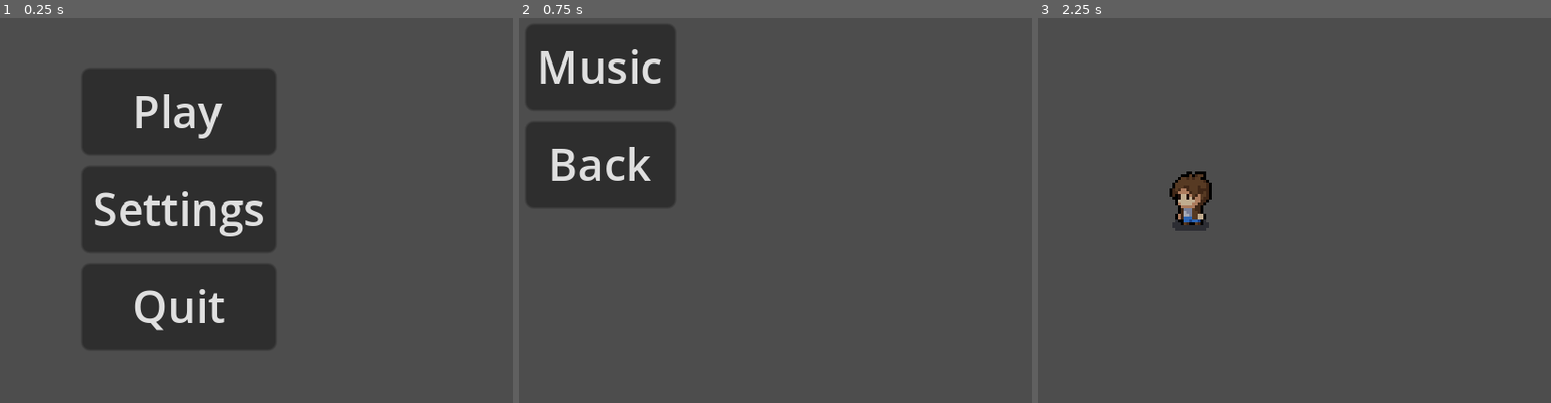
Above: before the commit, frames 1-3 (left to right).
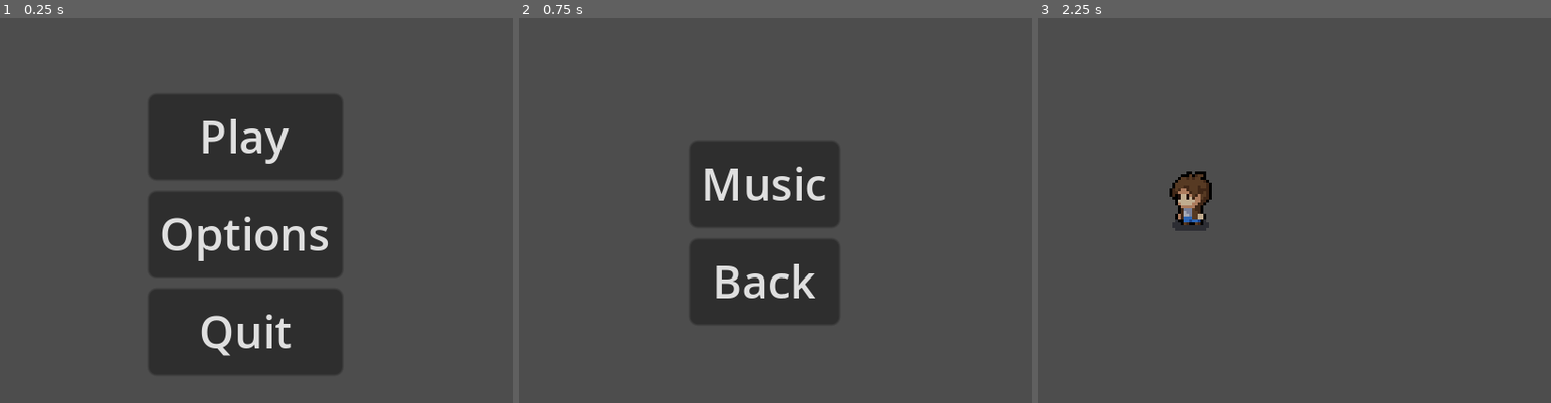
Above: after the commit, the same moments.

Repository: KNatsuhara/Godot-Game
Game: Godot game, scene res://Menu/menu.tscn
Same seed, same stepped clock (60 frames per second), same inputs: the game is played once before the commit and once after it.
Inputs:
- Up to frame 1 (0.25 s): no input
- Up to frame 2 (0.75 s): click "Settings" (after the commit: "Options") at 0.5 s
- Up to frame 3 (2.25 s): click "Back" at 1.25 s; click "Play" at 2 s

The runs differ from the first frame. In frame 1, 26% of the frame differs, in the area x 16-67%, y 13-93%; in frame 2, 25%; in frame 3, nothing differs.

Commit message:
Changed settings name to options

Diff:
--- a/Menu/Menu.gd
+++ b/Menu/Menu.gd
@@ -6,7 +6,7 @@
 
 
 func _on_settings_pressed():
-	get_tree().change_scene_to_file("res://Menu/settings.tscn")
+	get_tree().change_scene_to_file("res://Menu/options.tscn")
 
 
 func _on_quit_pressed():
--- a/Menu/menu.tscn
+++ b/Menu/menu.tscn
@@ -12,11 +12,18 @@
 script = ExtResource("1_j02ci")
 
 [node name="MarginContainer" type="MarginContainer" parent="."]
-layout_mode = 0
-offset_left = 76.0
-offset_top = 31.0
-offset_right = 146.0
-offset_bottom = 132.0
+layout_mode = 1
+anchors_preset = 8
+anchor_left = 0.5
+anchor_top = 0.5
+anchor_right = 0.5
+anchor_bottom = 0.5
+offset_left = -35.0
+offset_top = -50.0
+offset_right = 35.0
+offset_bottom = 51.0
+grow_horizontal = 2
+grow_vertical = 2
 
 [node name="VBoxContainer" type="VBoxContainer" parent="MarginContainer"]
 layout_mode = 2
@@ -25,14 +32,14 @@
 layout_mode = 2
 text = "Play"
 
-[node name="Settings" type="Button" parent="MarginContainer/VBoxContainer"]
+[node name="Option" type="Button" parent="MarginContainer/VBoxContainer"]
 layout_mode = 2
-text = "Settings"
+text = "Options"
 
 [node name="Quit" type="Button" parent="MarginContainer/VBoxContainer"]
 layout_mode = 2
 text = "Quit"
 
 [connection signal="pressed" from="MarginContainer/VBoxContainer/Play" to="." method="_on_play_pressed"]
-[connection signal="pressed" from="MarginContainer/VBoxContainer/Settings" to="." method="_on_settings_pressed"]
+[connection signal="pressed" from="MarginContainer/VBoxContainer/Option" to="." method="_on_settings_pressed"]
 [connection signal="pressed" from="MarginContainer/VBoxContainer/Quit" to="." method="_on_quit_pressed"]
--- a/Menu/settings.gd
+++ b/Menu/options.gd
@@ -1,6 +1,4 @@
 extends Control
-
-
 
 
 func _on_back_pressed():
--- a/Menu/settings.tscn
+++ b/Menu/options.tscn
@@ -1,6 +1,6 @@
 [gd_scene load_steps=2 format=3 uid="uid://b3wtvftqscijo"]
 
-[ext_resource type="Script" path="res://Menu/settings.gd" id="1_w8ojd"]
+[ext_resource type="Script" path="res://Menu/options.gd" id="1_ttcsp"]
 
 [node name="Menu" type="Control"]
 layout_mode = 3
@@ -9,14 +9,21 @@
 anchor_bottom = 1.0
 grow_horizontal = 2
 grow_vertical = 2
-script = ExtResource("1_w8ojd")
+script = ExtResource("1_ttcsp")
 
 [node name="MarginContainer" type="MarginContainer" parent="."]
-layout_mode = 0
-offset_left = 49.0
-offset_top = 15.0
-offset_right = 103.0
-offset_bottom = 81.0
+layout_mode = 1
+anchors_preset = 8
+anchor_left = 0.5
+anchor_top = 0.5
+anchor_right = 0.5
+anchor_bottom = 0.5
+offset_left = -27.0
+offset_top = -33.0
+offset_right = 27.0
+offset_bottom = 33.0
+grow_horizontal = 2
+grow_vertical = 2
 
 [node name="VBoxContainer" type="VBoxContainer" parent="MarginContainer"]
 layout_mode = 2
